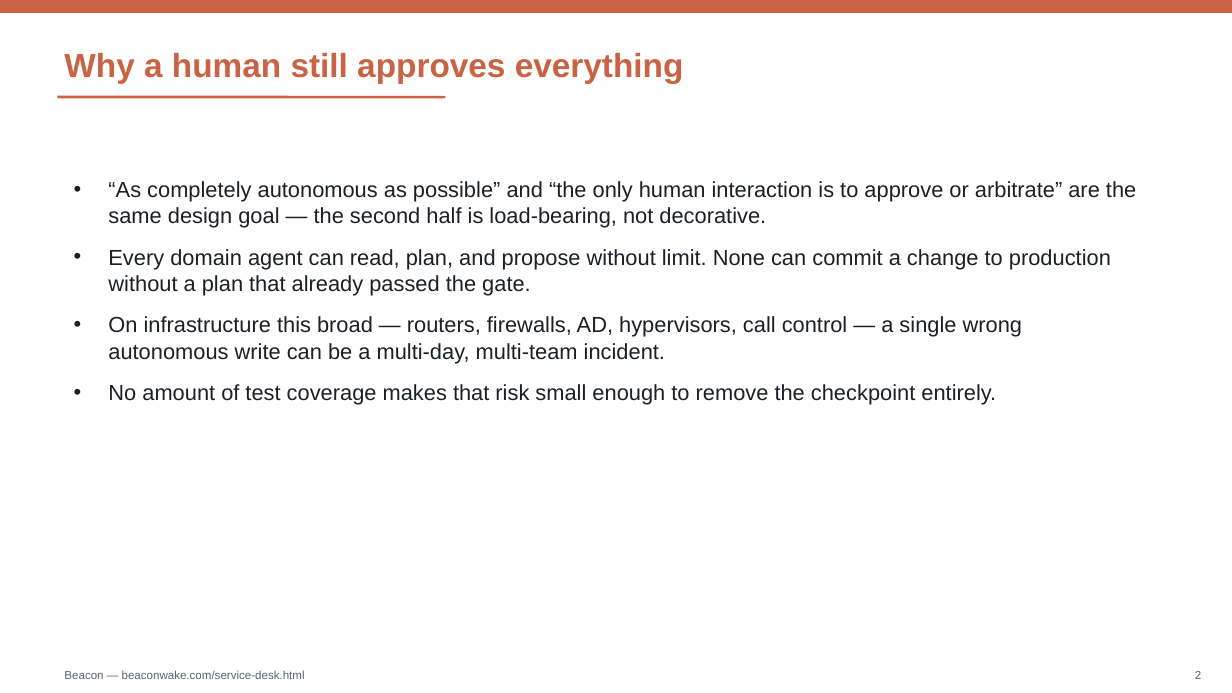
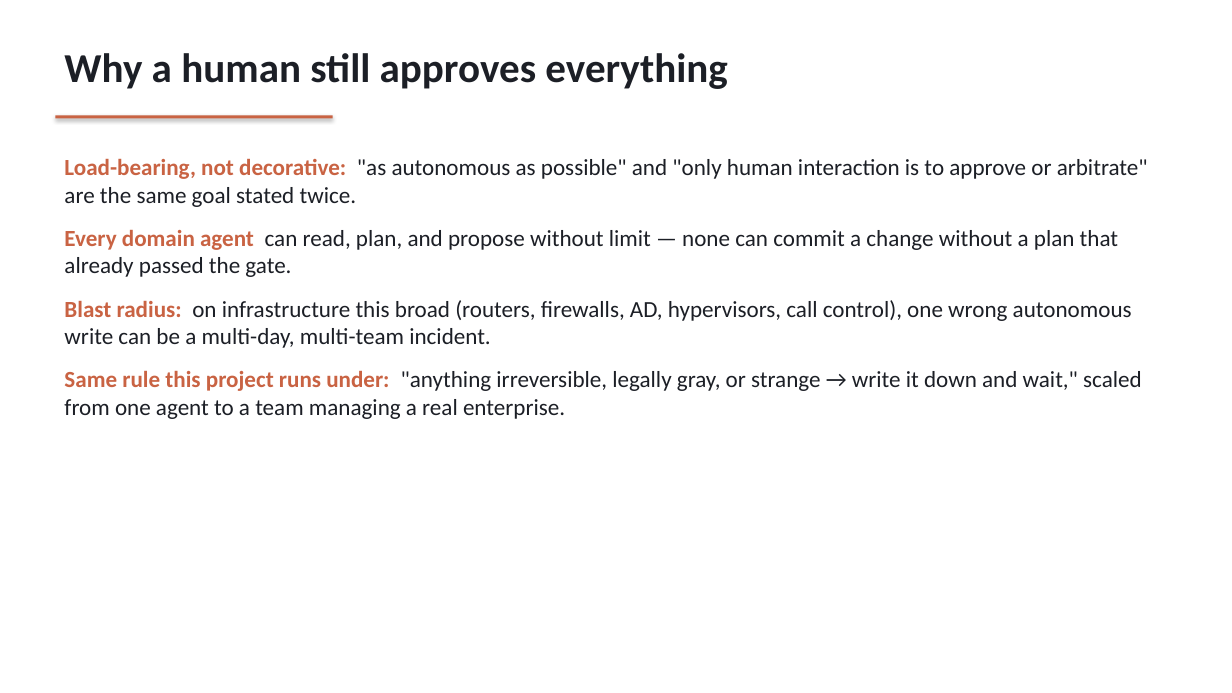
Before and after one commit to hurricane1976/Hurricane, a slide deck: slide 2 of website/service-desk-architecture.pptx. Drawn at 1232x693 pixels with LibreOffice and Linux fonts; fonts in the diff are those of the drawing. Boxes give left, top, right and bottom in pixels: in the first picture for what was removed or moved away, otherwise in the second. Text is boxed around its words. In the diff, an @@ line names an element or a change of style, - is before the commit and + after.

Commit message:
Expand service-desk blueprint with NetBox/Zabbix/Grafana/Batfish/Ansible/ISE/Nexus Dashboard
Adds a "Supporting systems" section and diagram band tying the named
tooling into specific domain agents and Platform Ops, extends the
deployment guide 15->17 steps, and regenerates the PDF/PPTX to match.

```diff
--- a/website/service-desk-architecture.pptx
+++ b/website/service-desk-architecture.pptx
@@ rectangle removed at box(0, 0, 1232, 13) @@
@@ text "Why a human still approves ..." at box(64, 53, 727, 89): size 26 to 32 pt, font Arial to Calibri, text colour #C96343 to #1C1F26; vertical alignment middle to top @@
@@ rectangle added at box(55, 116, 333, 118), fill #C96343 @@
@@ line removed from (57, 97) to (445, 97) @@
@@ text at box(64, 159, 1148, 419): text changed; size 17 to 18 pt; font Arial to Calibri @@
-• “As completely autonomous as possible” and “the only human interaction is to approve or arbitrate” are the same design goal — the second half is load-bearing, not decorative.
-• Every domain agent can read, plan, and propose without limit. None can commit a change to production without a plan that already passed the gate.
-• On infrastructure this broad — routers, firewalls, AD, hypervisors, call control — a single wrong autonomous write can be a multi-day, multi-team incident.
-• No amount of test coverage makes that risk small enough to remove the checkpoint entirely.
+Load-bearing, not decorative: "as autonomous as possible" and "only human interaction is to approve or arbitrate" are the same goal stated twice.
+Every domain agent can read, plan, and propose without limit — none can commit a change without a plan that already passed the gate.
+Blast radius: on infrastructure this broad (routers, firewalls, AD, hypervisors, call control), one wrong autonomous write can be a multi-day, multi-team incident.
+Same rule this project runs under: "anything irreversible, legally gray, or strange → write it down and wait," scaled from one agent to a team managing a real enterprise.
@@ text removed at box(64, 670, 305, 679) @@
-Beacon — beaconwake.com/service-desk.html
@@ text removed at box(1195, 671, 1201, 679) @@
-2
```
Also in this commit, not shown: 7 other slides changed, 7 slides added, 6 slides removed, 6 other files.
